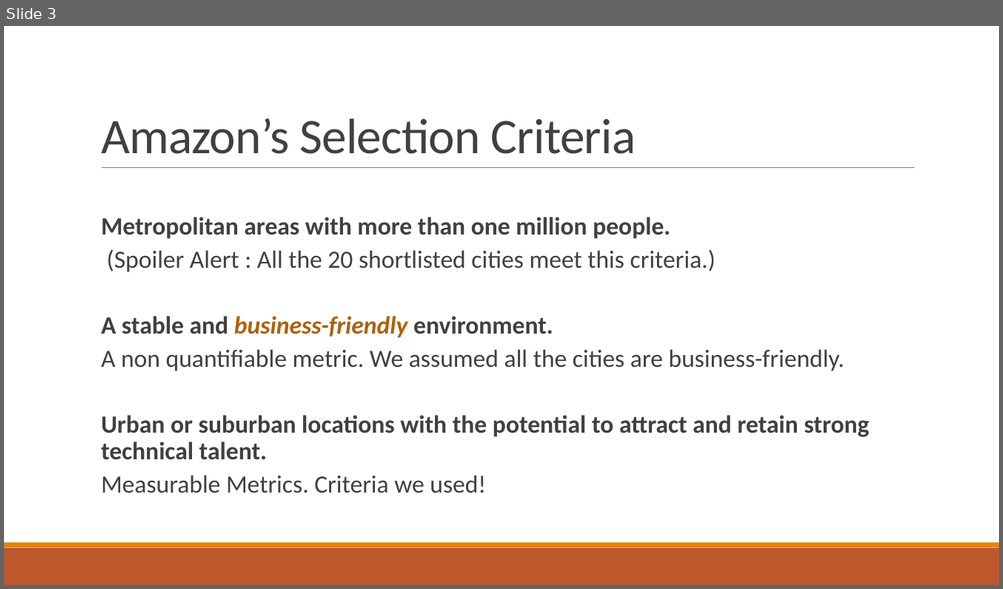
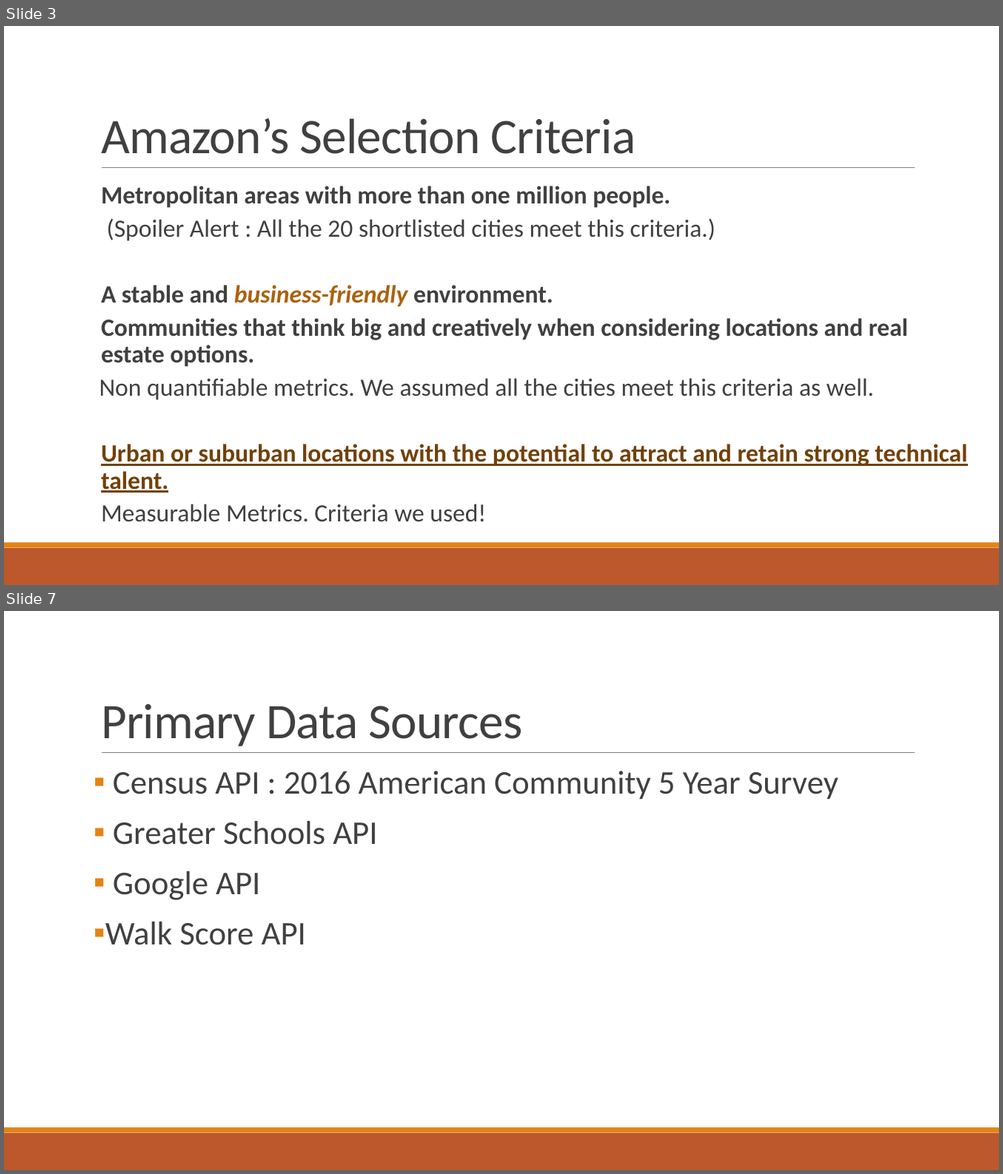
Before and after one commit to indranik/BC_Project1, a slide deck: Project1_Presentation.pptx. Shown one above the other, each under a label of ours: slide 3 before the commit, slides 3 and 7 after it; the slides between them are not shown. The pictures are 1003x589 and 1003x1174 pixels, drawn with LibreOffice and Linux fonts; fonts in the diff are those of the drawing. Boxes give left, top, right and bottom in pixels: in the first picture for what was removed or moved away, otherwise in the second. Text is boxed around its words. In the diff, an @@ line names an element or a change of style, - is before the commit and + after.

```diff
--- a/Project1_Presentation.pptx
+++ b/Project1_Presentation.pptx
@@ slide 7 added at box(4, 611, 999, 1170), background #FFFFFF; not listed: 3 template elements that a slide beside it also shows @@
@@ title added at box(101, 704, 523, 746), 48 pt, text #404040 @@
+Primary Data Sources
@@ text added at box(105, 771, 838, 945), 32 pt, text #404040 @@
+▪ Census API : 2016 American Community 5 Year Survey
+▪ Greater Schools API
+▪ Google API
+▪ Walk Score API
@@ slide 3 changed as well @@
@@ text "Metropolitan areas with more than ...": place and size @@
-text "Metropolitan areas with more than ..." at box(101, 217, 869, 494)
+text "Metropolitan areas with more than ..." at box(99, 186, 967, 523)
@@ text at box(99, 318, 908, 400): text changed; bold on @@
-  A non quantifiable metric. We assumed all the cities are business-friendly.
+  Communities that think big and creatively when considering locations and real estate options.
+Non quantifiable metrics. We assumed all the cities meet this criteria as well.
@@ text at box(101, 444, 967, 493): text colour #404040 to #724209, underline on in "Urban or suburban locations with the potential ..." @@
```
Also in this commit, not shown: 2 other slides changed, 11 other slides added, 1 slide removed.
